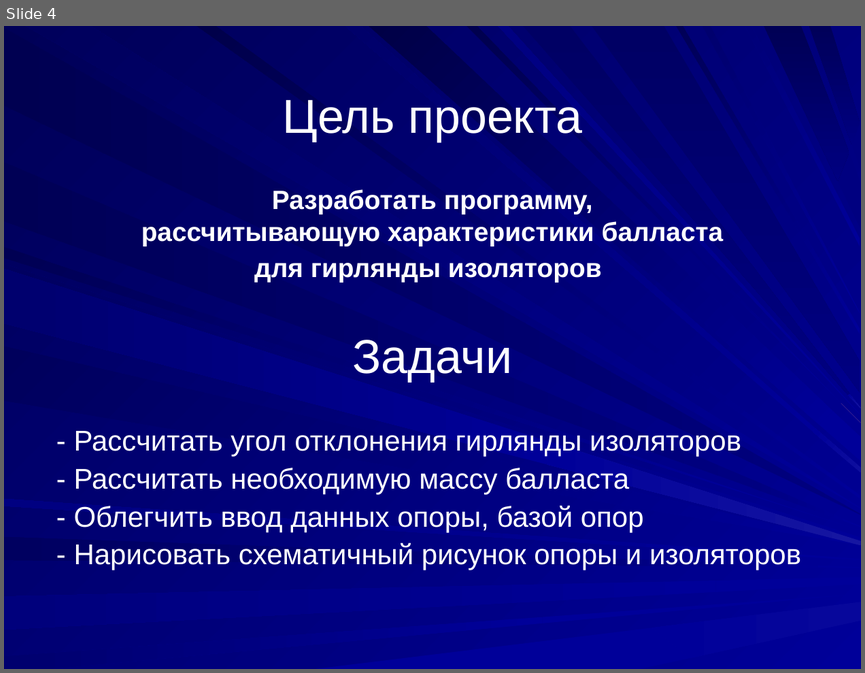
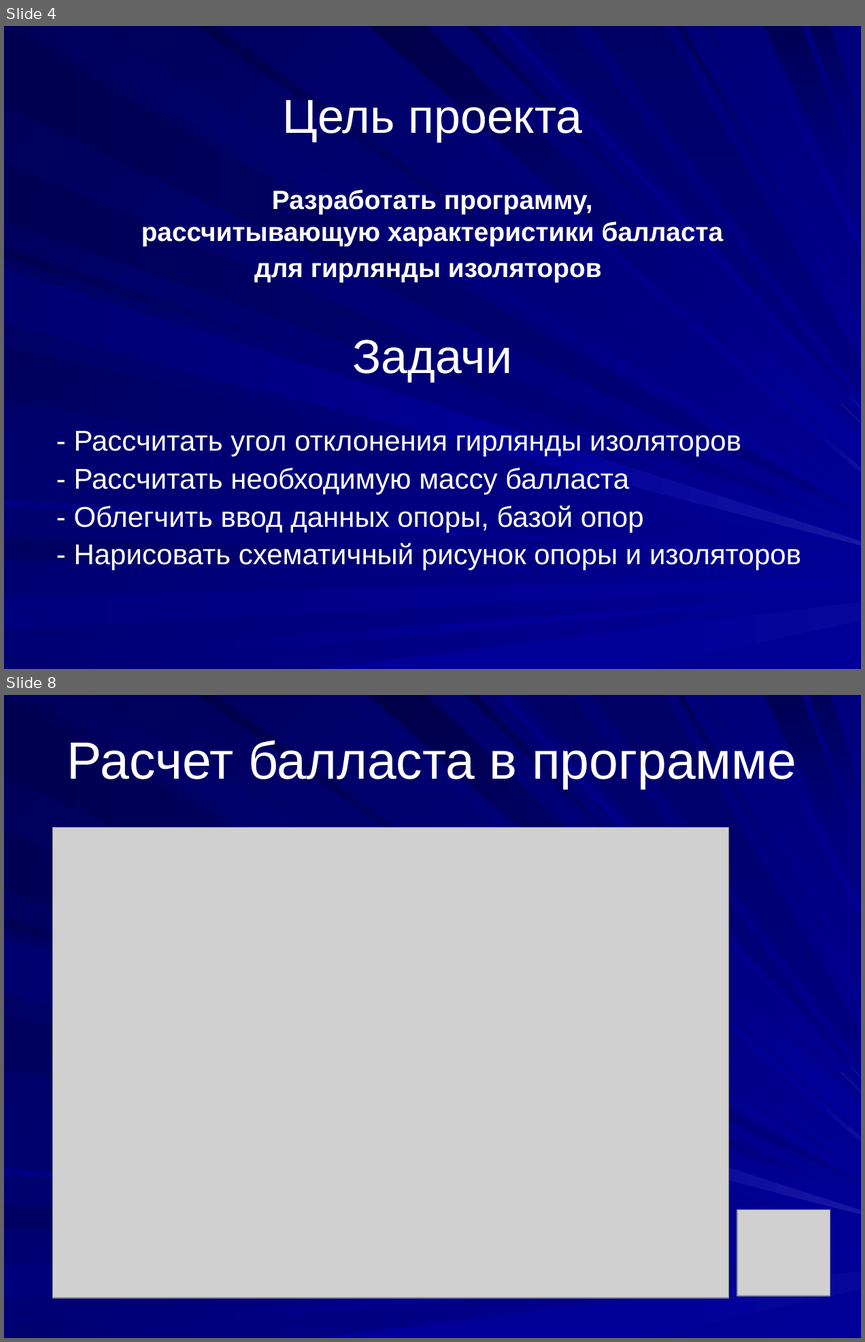
Before and after one commit to aleks311001/Project, a slide deck: Проект.ppt. Shown one above the other, each under a label of ours: slide 4 before the commit, slides 4 and 8 after it; the slides between them are not shown. The pictures are 865x673 and 865x1342 pixels, drawn with LibreOffice and Linux fonts; fonts in the diff are those of the drawing; grey boxes stand for pictures. Boxes give left, top, right and bottom in pixels: in the first picture for what was removed or moved away, otherwise in the second. Text is boxed around its words. In the diff, an @@ line names an element or a change of style, - is before the commit and + after.

```diff
--- a/Проект.ppt
+++ b/Проект.ppt
@@ slide 8 added at [4,695,861,1338], background gradient #000099 to #000057; not listed: 37 template elements that a slide beside it also shows @@
@@ title added at [67,740,796,788], 44 pt, text #FFFFFF @@
+Расчет балласта в программе
@@ picture added at [53,827,729,1297] @@
@@ picture added at [738,1210,831,1295] @@
```
Also in this commit, not shown: 2 slides changed, 5 other slides added, 5 slides removed, 21 other files.
